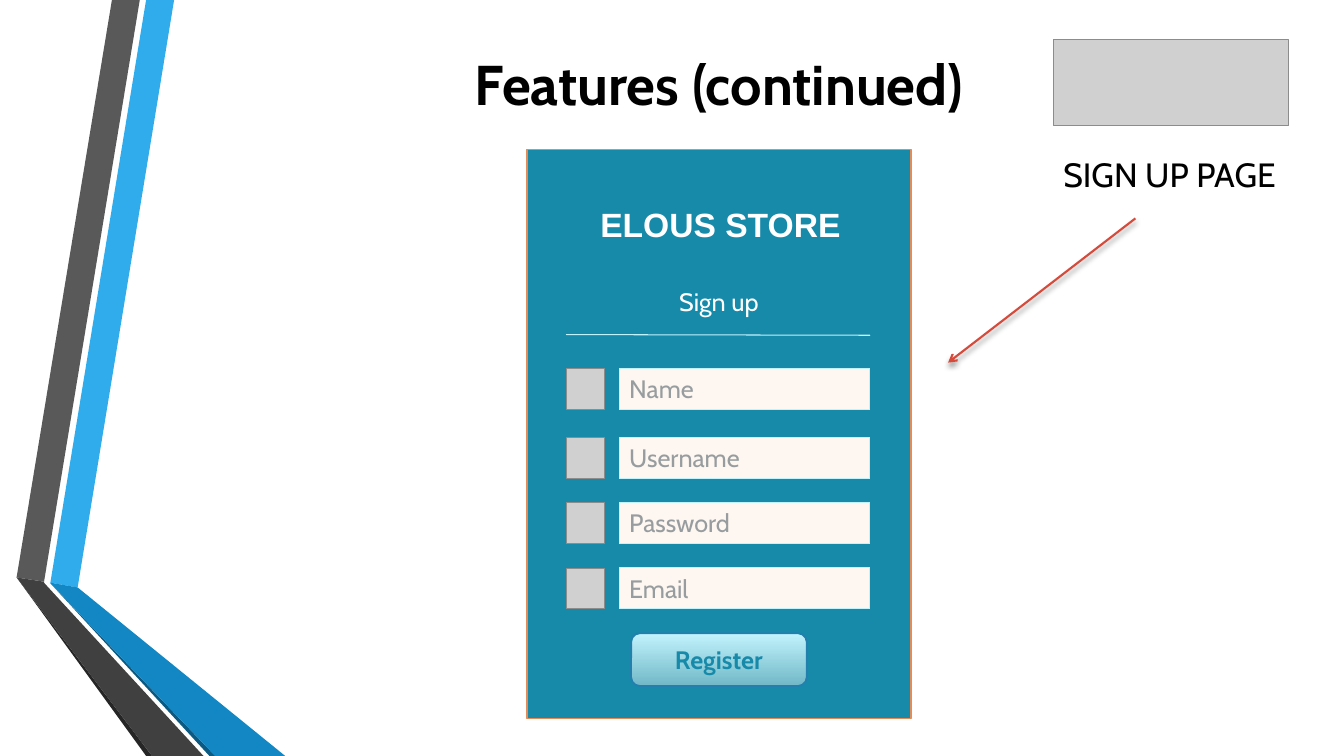
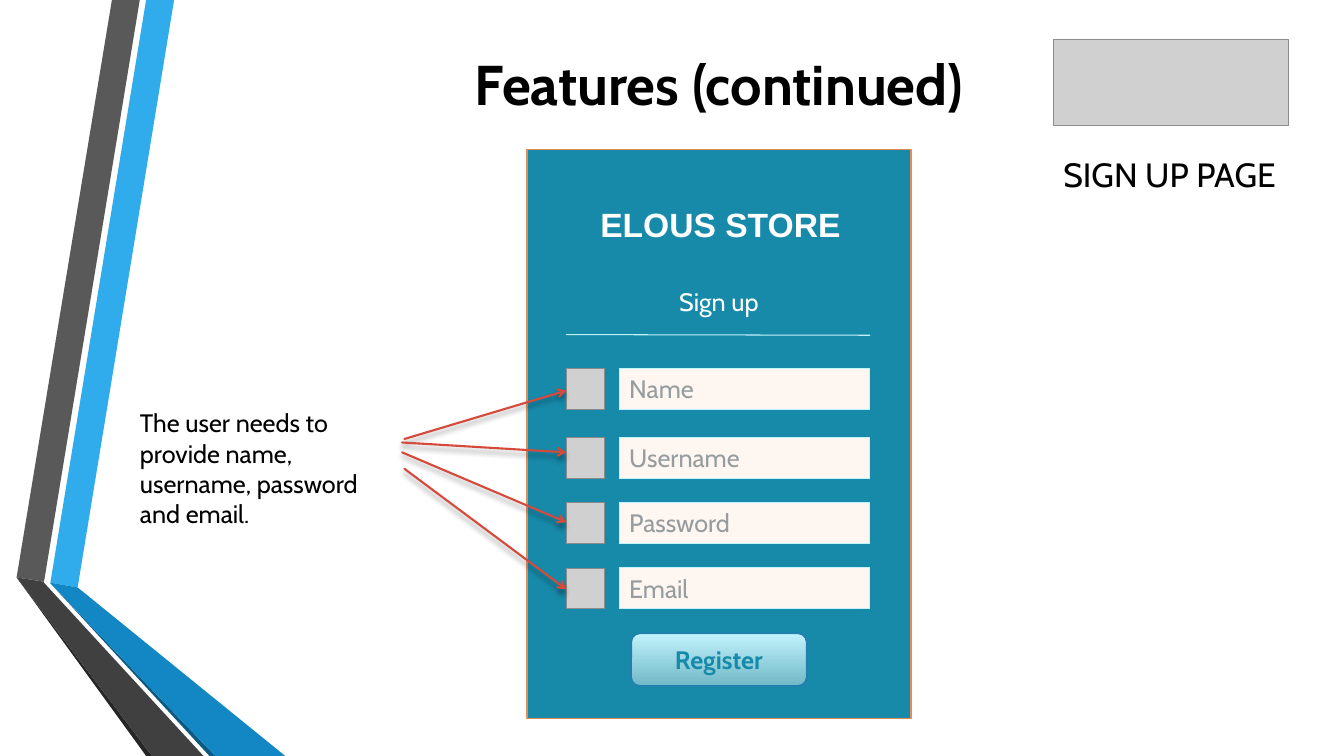
Before and after one commit to jgtadeo/Project--MOBAPPL, a slide deck: slide 6 of Mobile Application.pptx. Drawn at 1344x756 pixels with LibreOffice and Linux fonts; fonts in the diff are those of the drawing; grey boxes stand for pictures; background and template pictures are left out. Boxes give left, top, right and bottom in pixels: in the first picture for what was removed or moved away, otherwise in the second. Text is boxed around its words. In the diff, an @@ line names an element or a change of style, - is before the commit and + after.

```diff
--- a/Mobile Application.pptx
+++ b/Mobile Application.pptx
@@ text added at [140,413,358,524], 18 pt, text #000000 @@
+The user needs to provide name, username, password and email.
@@ arrow added from (404, 439) to (567, 391), #D64A3B 1.5 pt @@
@@ arrow added from (402, 443) to (567, 453), #D64A3B 1.5 pt @@
@@ arrow added from (402, 453) to (567, 522), #D64A3B 1.5 pt @@
@@ arrow moved from (1135, 219) - (949, 363) to (404, 469) - (567, 590) @@
```
Also in this commit, not shown: 2 other slides changed, 3 slides added.
